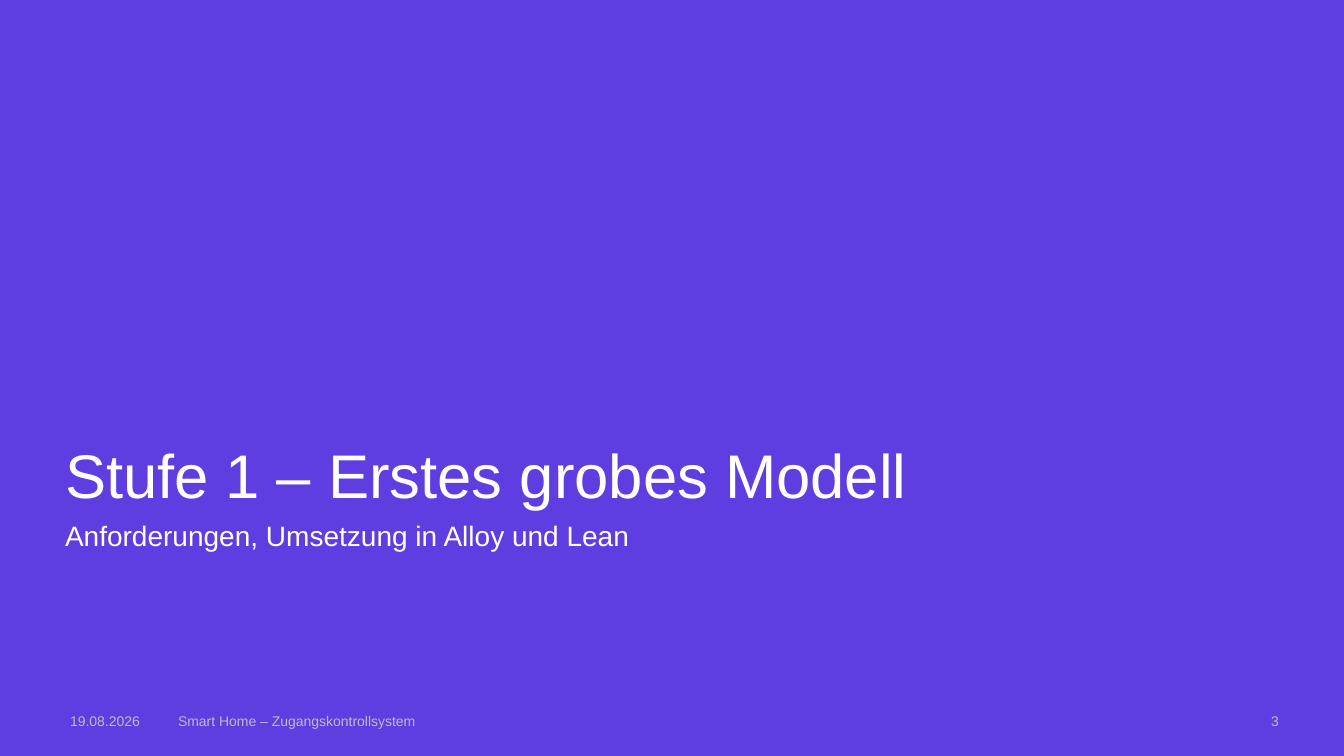
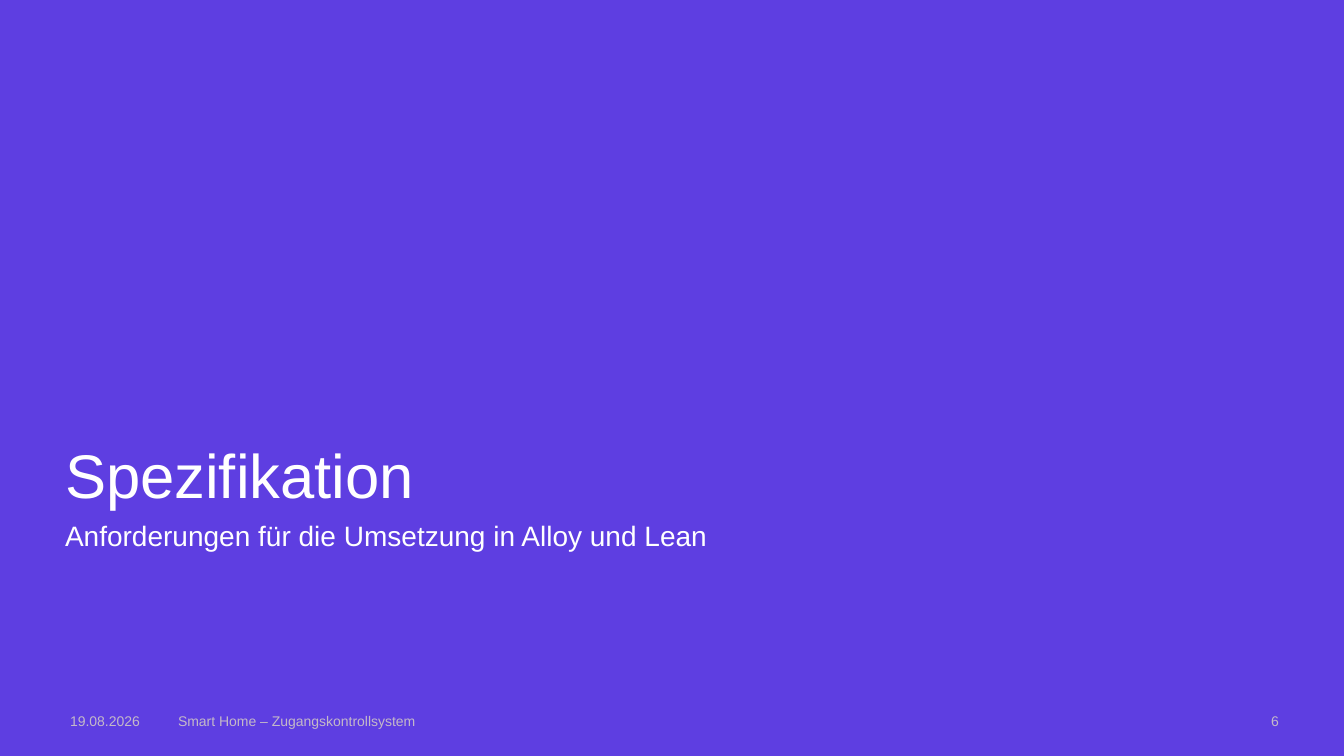
Before and after one commit to AnnaLiviaMartin/rs-smart-home, a slide deck: slide 6 of presentation/Smart_Home_Zugangskontrollsystem.pptx (slide 3 before the commit). Drawn at 1344x756 pixels with LibreOffice and Linux fonts; fonts in the diff are those of the drawing; background and template pictures are left out. Boxes give left, top, right and bottom in pixels: in the first picture for what was removed or moved away, otherwise in the second. Text is boxed around its words. In the diff, an @@ line names an element or a change of style, - is before the commit and + after.

Commit message:
chore: präsentation alloy

```diff
--- a/presentation/Smart_Home_Zugangskontrollsystem.pptx
+++ b/presentation/Smart_Home_Zugangskontrollsystem.pptx
@@ title at (x1=65, y1=453, x2=414, y2=510): text changed @@
-Stufe 1 – Erstes grobes Modell
+Spezifikation
@@ text at (x1=65, y1=525, x2=706, y2=551): text changed @@
-Anforderungen, Umsetzung in Alloy und Lean
+Anforderungen für die Umsetzung in Alloy und Lean
@@ page number at (x1=1271, y1=716, x2=1279, y2=726): text changed @@
-3
+6
```
Also in this commit, not shown: 6 other slides changed, 21 slides added, 2 other files.
